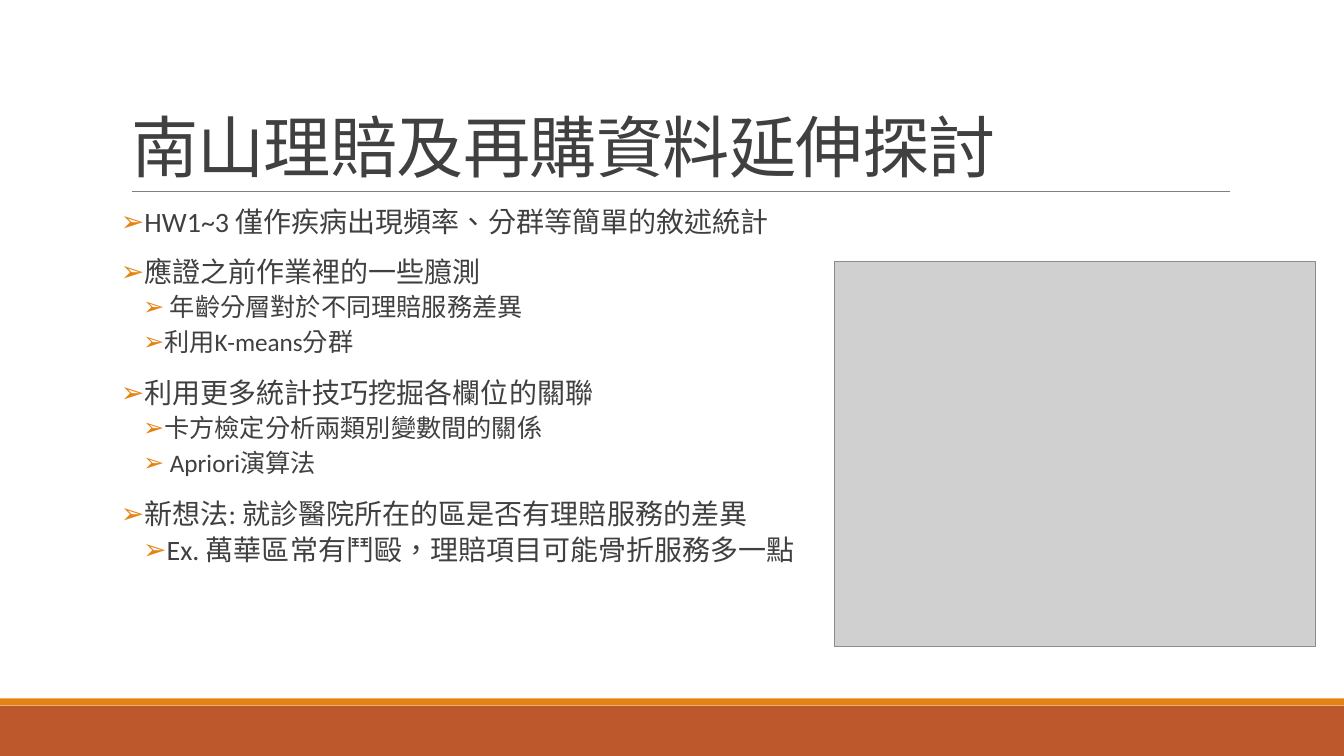
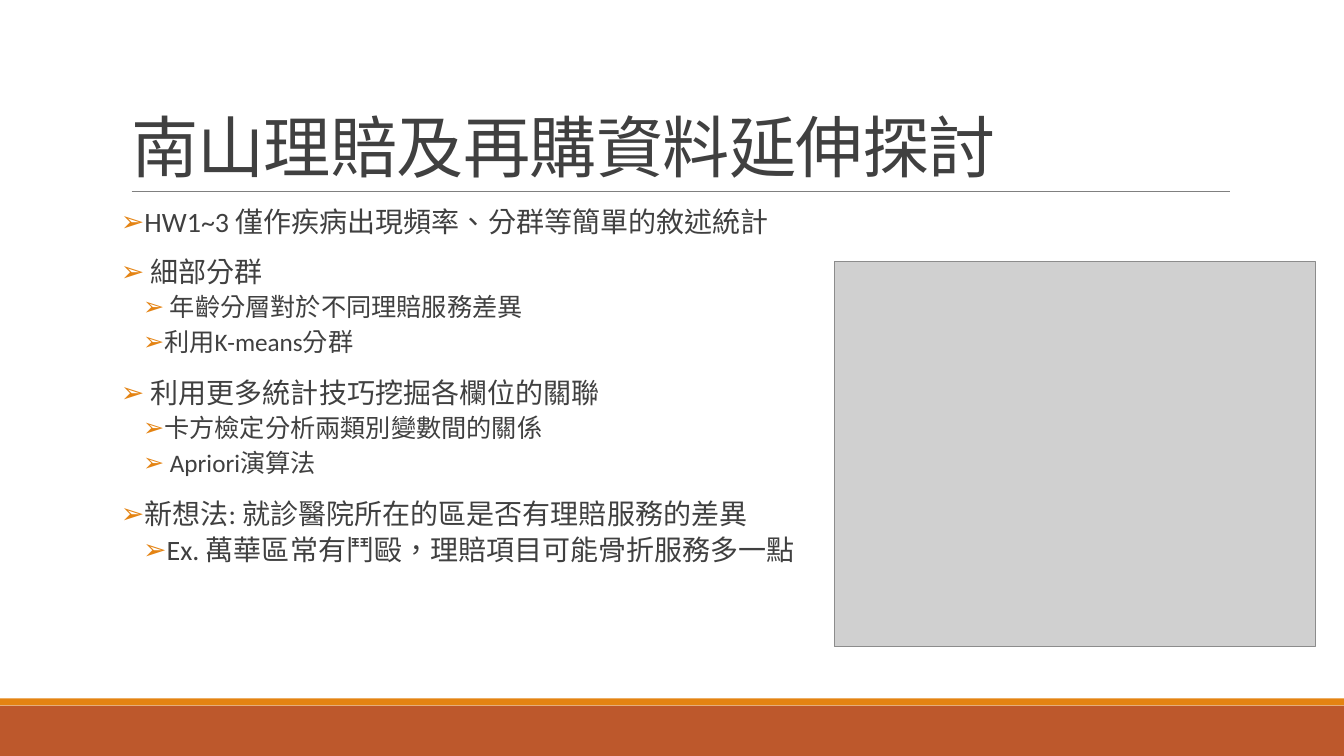
Before and after one commit to hence23/DataScience, a slide deck: slide 3 of HW/Ptt_Insurance/南山期末Pitch.pptx. Drawn at 1344x756 pixels with LibreOffice and Linux fonts; fonts in the diff are those of the drawing; grey boxes stand for pictures. Boxes give left, top, right and bottom in pixels: in the first picture for what was removed or moved away, otherwise in the second. Text is boxed around its words. In the diff, an @@ line names an element or a change of style, - is before the commit and + after.

```diff
--- a/HW/Ptt_Insurance/南山期末Pitch.pptx
+++ b/HW/Ptt_Insurance/南山期末Pitch.pptx
@@ text at (151,258,263,285): text changed @@
-➢ 應證之前作業裡的一些臆測
+➢ 細部分群
```
